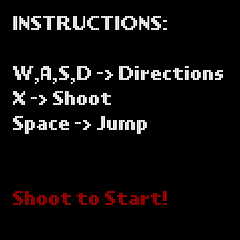
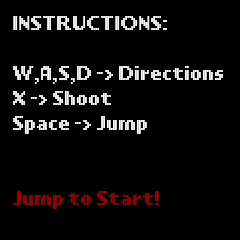
Layers edited between the first and the second w=240, h=240 image:
painted on "INSTRUCTIONS: ..." over bbox(13, 191, 167, 209)
